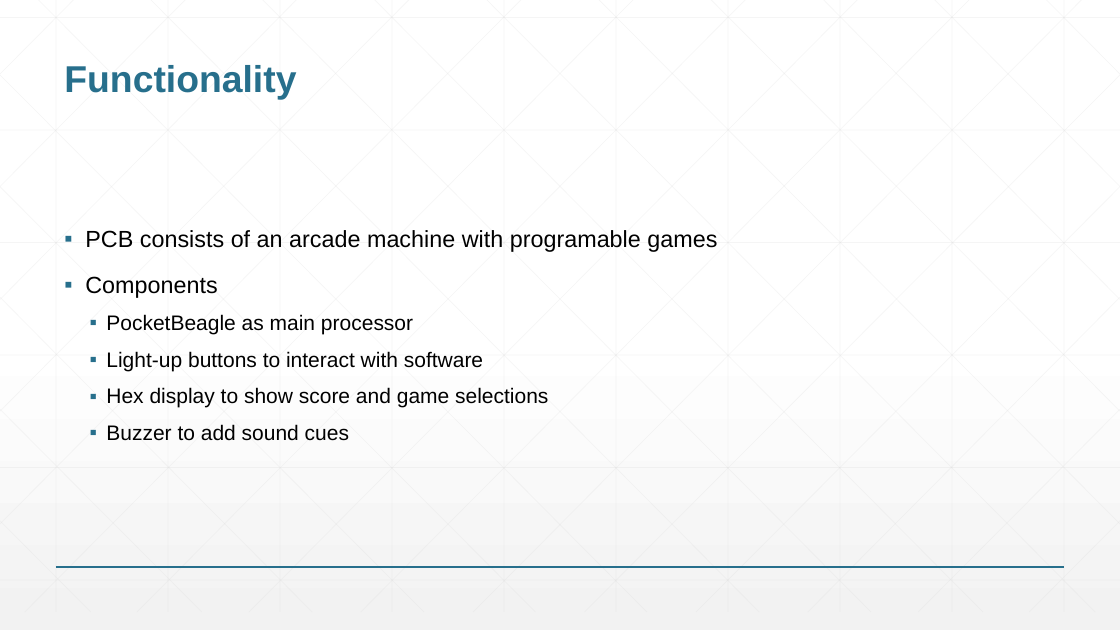
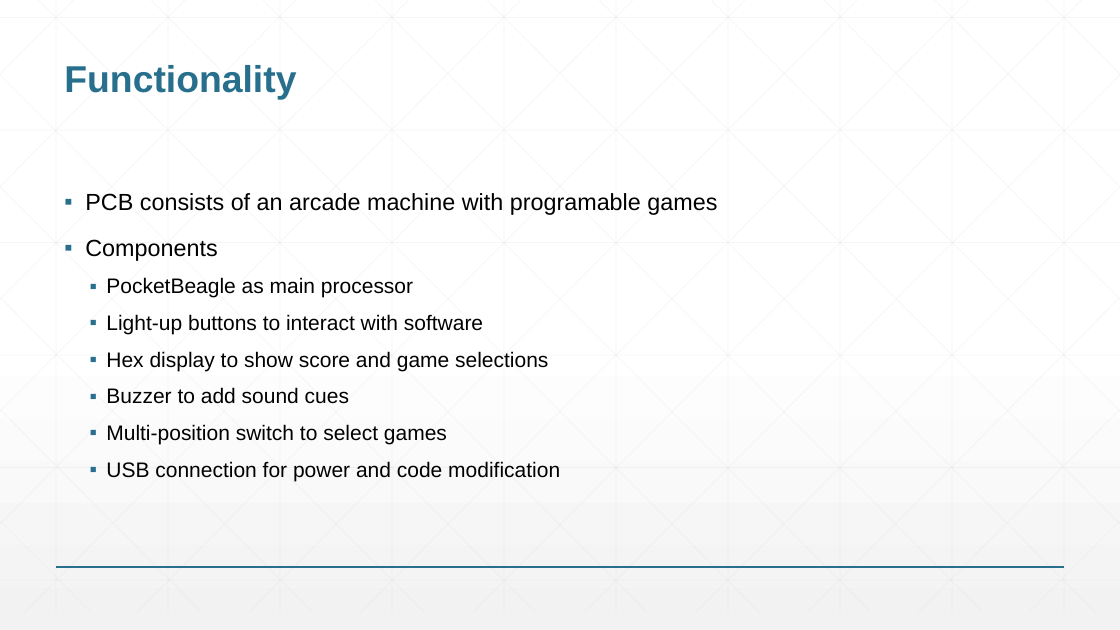
Before and after one commit to Franck-Montano/ENGI301, a slide deck: slide 2 of project_02/FranckMontano_ENGI301_project_2_proposal.pptx. Drawn at 1120x630 pixels with LibreOffice and Linux fonts; fonts in the diff are those of the drawing. Boxes give left, top, right and bottom in pixels: in the first picture for what was removed or moved away, otherwise in the second. Text is boxed around its words. In the diff, an @@ line names an element or a change of style, - is before the commit and + after.

Commit message:
Added components (multi position switch and USB port). Modified funcional diagram

```diff
--- a/project_02/FranckMontano_ENGI301_project_2_proposal.pptx
+++ b/project_02/FranckMontano_ENGI301_project_2_proposal.pptx
@@ text at [106, 424, 560, 481]: paragraphs added @@
+  ▪ Multi-position switch to select games
+  ▪ USB connection for power and code modification
```
Also in this commit, not shown: 2 other slides changed.
